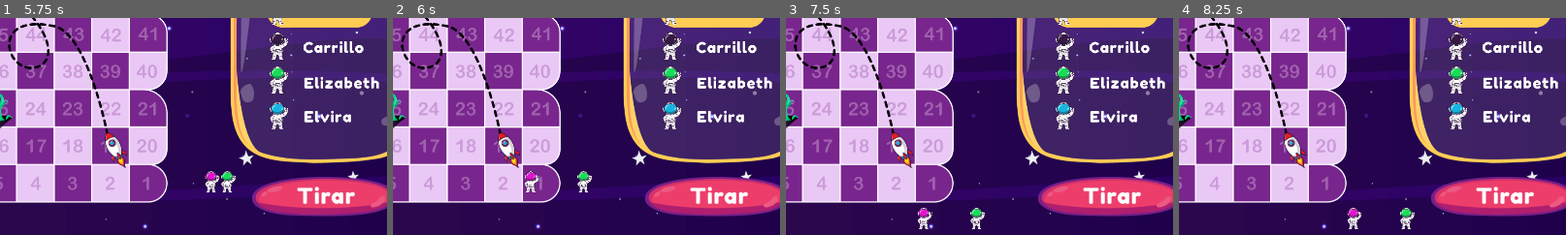
Above: before the commit, frames 1-4 (left to right).
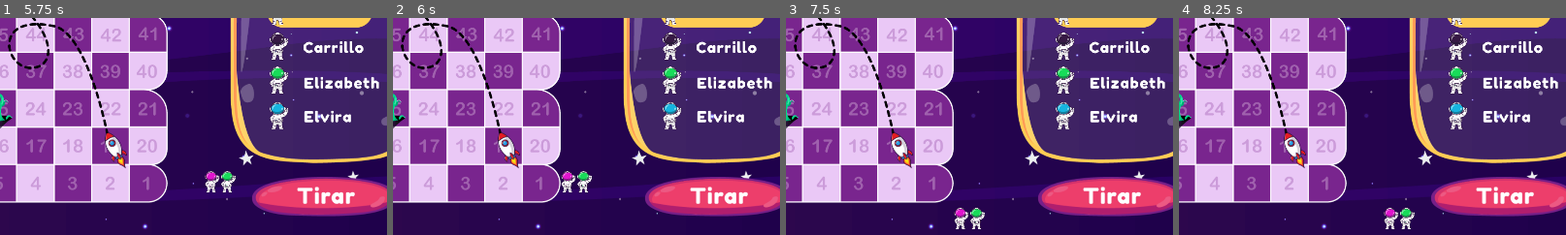
Above: after the commit, the same moments.

Repository: carrilloycardenas/Carrera-espacial
Game: Godot game, scene res://tablero/tablero.tscn
The game is run twice, just before and just after one commit, with the same random seed, the same clock (stepped at 60 frames per second) and the same inputs. The project has no main scene, so this scene is started directly.
Inputs (mouse positions are % of the whole screen's width and height, from its top left):
- Up to frame 1 (5.75 s): click (81, 91) at 0.5 s; click (86, 9) at 1.25 s; click (80, 9) at 2 s; hold Right (ui_right) 2.78-3.53 s; hold Down (ui_down) 3.53-4.28 s; tap Enter at 4.25 s; hold Right (ui_right) 4.28-5.03 s; tap Space at 5 s; hold Up (ui_up) from 5.03 s (still down)
- Up to frame 2 (6 s): tap Enter at 5.75 s; release Up (ui_up) at 5.78 s; hold Left (ui_left) from 5.78 s (still down)
- Up to frame 3 (7.5 s): tap Space at 6.5 s; tap Enter at 7.25 s; release Left (ui_left) at 7.28 s; hold Down (ui_down) from 7.28 s (still down)
- Up to frame 4 (8.25 s): tap Space at 8 s; release Down (ui_down) at 8.03 s; hold Right (ui_right) from 8.03 s (still down)
The pictures show only the part of the screen within x 39-89%, y 50-100%; the shares and areas given below are measured in that part.

Frame 1 is identical in both runs. In frame 2, 0.5% of the frame differs, in the area x 33-48%, y 70-81%; in frame 3, 0.5%; in frame 4, 0.5%.

Commit message:
tengo fe

Diff:
--- a/scripts/tablero.gd
+++ b/scripts/tablero.gd
@@ -8,6 +8,7 @@
 
 var file = File.new()
 var player = 0
+var currPos = [[580.8,505.6],[602.133,505.6]]
 var players = [
 	{"name": "Daniel",
 	"dice": 0,
@@ -23,7 +24,6 @@
 	"position": [579,546]}
 	]
 
-onready var astro1 = get_node("astro1")
 onready var astro2 = get_node("astro2")
 var preguntas = {}
 var function_save = null
@@ -31,6 +31,8 @@
 var ans_state = false
 # Called when the node enters the scene tree for the first time.
 func _ready():
+	$astro1.position = Vector2(currPos[0][0],currPos[0][1])
+	$astro2.position = Vector2(currPos[1][0],currPos[1][1])
 	rng.seed = OS.get_system_time_msecs()
 	file.open("res://scripts/quest.json", File.READ)
 	#print(file.get_as_text())
@@ -47,10 +49,10 @@
 	get_node("Fondo-espacio-dado/spriteDado/dado").stop()
 	get_node("Fondo-espacio-dado/spriteDado/dado").frame = (dado-1)
 	if player == 0:
-		astro1.avanzar(dado)
+		function_save = avanzar(dado)
 		player = 1
 	elif player == 1:
-		astro2.avanzar(dado)
+		function_save = avanzar(dado)
 		player = 0
 	#function_save.resume()
 
@@ -78,11 +80,97 @@
 		$pregunta/lblPreg.text = name.pregunta
 		return false
 
-#func _ready():
-#    play_animation_once()
-
-
-
+func avanzar(dado):
+	# Movimiento en el tablero
+	for i in range(dado):
+		yield(get_tree().create_timer(1.0), "timeout")
+		if currPos[player][0] > 172.5 && currPos[player][1] > 475 && currPos[player][1] < 535.6:
+			currPos[player][0] -= 48.5
+		# Arriba - Casilla 10
+		elif currPos[player][0] < 172.5 && currPos[player][0] > 112.5 && currPos[player][1] > 475 && currPos[player][1] < 535.6:
+			currPos[player][1] -= 48.5
+		elif currPos[player][0] < 541 && currPos[player][1] > 456 && currPos[player][1] < 520.5:
+			currPos[player][0] += 48.5
+		# Arriba - Casilla 20
+		elif currPos[player][0] > 541 && currPos[player][0] < 601 && currPos[player][1] < 487 && currPos[player][1] > 427:
+			currPos[player][1] -= 48.5
+		elif currPos[player][0] > 172.5 && currPos[player][1] > 378 && currPos[player][1] < 438:
+			currPos[player][0] -= 48.5
+		# Arriba - Casilla 30
+		elif currPos[player][0] < 172.5 && currPos[player][0] > 112.5 && currPos[player][1] > 378 && currPos[player][1] < 438:
+			currPos[player][1] -= 48.5
+		elif currPos[player][0] < 541 && currPos[player][1] > 330 && currPos[player][1] < 390:
+			currPos[player][0] += 48.5
+		# Arriba - Casilla 40
+		elif currPos[player][0] > 541 && currPos[player][0] < 601 && currPos[player][1] > 330 && currPos[player][1] < 390:
+			currPos[player][1] -= 48.5
+		elif currPos[player][0] > 172.5 && currPos[player][1] > 281 && currPos[player][1] < 341:
+			currPos[player][0] -= 48.5
+		# Arriba - Casilla 50
+		elif currPos[player][0] < 172.5 && currPos[player][0] > 112.5 && currPos[player][1] > 281 && currPos[player][1] < 341:
+			currPos[player][1] -= 48.5
+		elif currPos[player][0] < 541 && currPos[player][1] > 233 && currPos[player][1] < 293:
+			currPos[player][0] += 48.5
+		# Arriba - Casilla 60
+		elif currPos[player][0] > 541 && currPos[player][0] < 601 && currPos[player][1] > 233 && currPos[player][1] < 293:
+			currPos[player][1] -= 48.5
+		elif currPos[player][0] > 172.5 && currPos[player][1] > 184 && currPos[player][1] < 244:
+			currPos[player][0] -= 48.5
+		# Arriba - Casilla 70
+		elif currPos[player][0] < 172.5 && currPos[player][0] > 112.5 && currPos[player][1] > 184 && currPos[player][1] < 244:
+			currPos[player][1] -= 48.5
+		elif currPos[player][0] < 541 && currPos[player][1] > 136 && currPos[player][1] < 196:
+			currPos[player][0] += 48.5
+		# Arriba - Casilla 80
+		elif currPos[player][0] > 541 && currPos[player][0] < 601 && currPos[player][1] > 136 && currPos[player][1] < 196:
+			currPos[player][1] -= 48.5
+		elif currPos[player][0] > 172.5 && currPos[player][1] > 87 && currPos[player][1] < 147:
+			currPos[player][0] -= 48.5
+		# Arriba - Casilla 90
+		elif currPos[player][0] < 172.5 && currPos[player][0] > 112.5 && currPos[player][1] > 87 && currPos[player][1] < 147:
+			currPos[player][1] -= 48.5
+		elif currPos[player][0] < 541 && currPos[player][1] > 39 && currPos[player][1] < 99:
+			currPos[player][0] += 48.5
+	# Comprobar casilla de agujero o cohete
+	# Casilla 19
+	if currPos[player][0] > 528 && currPos[player][0] < 556 && currPos[player][1] < 487 && currPos[player][1] > 427:
+		preg()
+		yield()
+		print('wenas')
+		if(preg()):
+			print('wenas2')
+			currPos[player][0]-=(48.5*4)
+			currPos[player][1]-=(48.5*5)
+		print(48.5*4)
+	# Casilla 32
+	elif currPos[player][0] > 188 && currPos[player][0] < 220 && currPos[player][1] > 330 && currPos[player][1] < 390:
+		currPos[player][0]+=(48.5)
+		currPos[player][1]-=(48.5*2)
+	# Casilla 67
+	elif currPos[player][0] > 284 && currPos[player][0] < 316 && currPos[player][1] > 184 && currPos[player][1] < 244:
+		currPos[player][0]+=(48.5*6)
+		currPos[player][1]-=(48.5*3)
+	# Casilla 73
+	elif currPos[player][0] > 238 && currPos[player][0] < 266 && currPos[player][1] > 136 && currPos[player][1] < 196:
+		currPos[player][0]-=(48.5*2)
+		currPos[player][1]-=(48.5*2)
+	# Casilla 25
+	elif currPos[player][0] > 384 && currPos[player][0] < 412 && currPos[player][1] > 378 && currPos[player][1] < 438:
+		currPos[player][0]-=(48.5)
+		currPos[player][1]+=(48.5*2)
+	# Casilla 46
+	elif currPos[player][0] > 332 && currPos[player][0] < 364 && currPos[player][1] > 281 && currPos[player][1] < 341:
+		currPos[player][0]-=(48.5*3)
+		currPos[player][1]+=(48.5*3)
+	# Casilla 71
+	elif currPos[player][0] > 140 && currPos[player][0] < 168 && currPos[player][1] > 136 && currPos[player][1] < 196:
+		currPos[player][0]+=(48.5)
+		currPos[player][1]+=(48.5*2)
+	# Casilla 95
+	elif currPos[player][0] > 332 && currPos[player][0] < 364 && currPos[player][1] > 39 && currPos[player][1] < 99:
+		currPos[player][0]+=(48.5*2)
+		currPos[player][1]+=(48.5*3)
+	pass
 
 
 func _on_btnokcorrecto_pressed():
@@ -101,4 +189,4 @@
 	preg_state = true
 	$pregunta.visible = false
 	#print(function_save)
-	#function_save.resume()
+	function_save.resume()
